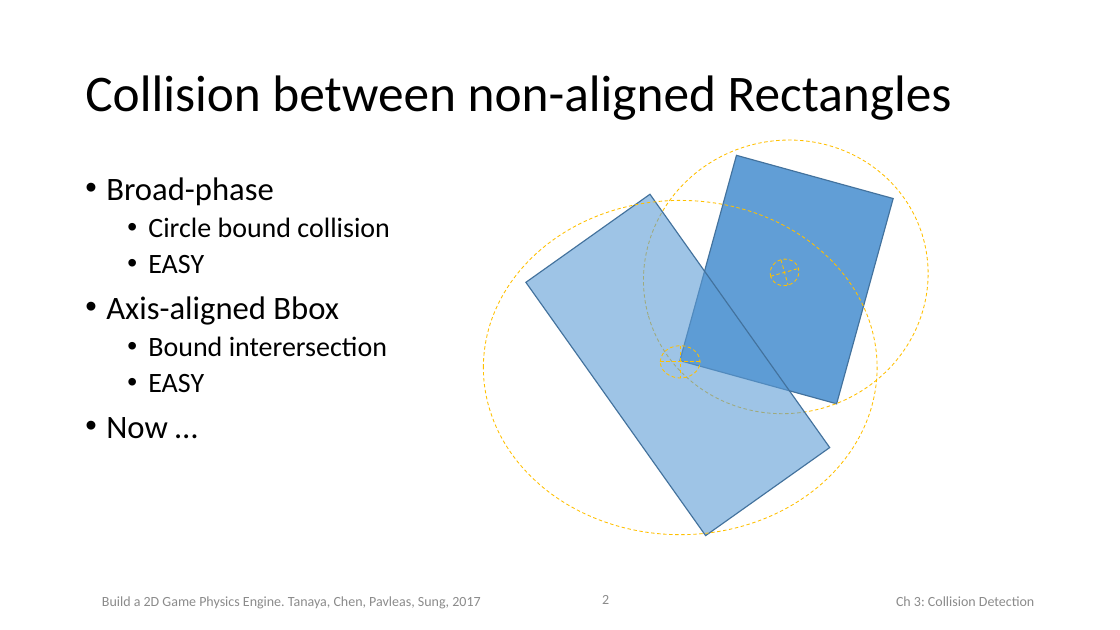
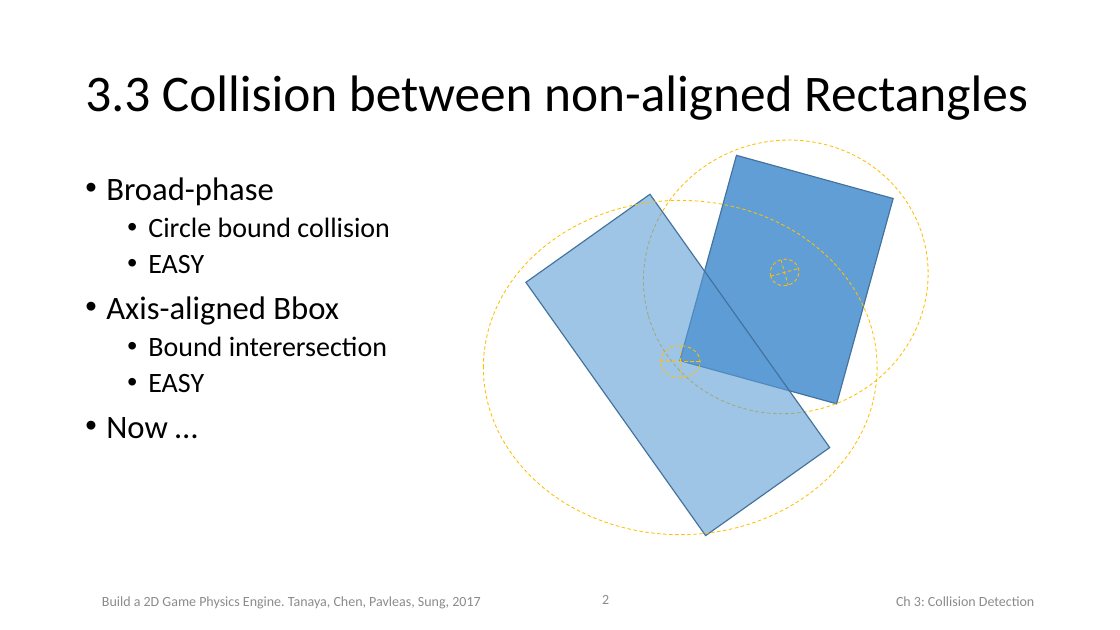
Before and after one commit to HTML5GameEngineGroup/html5engine, a slide deck: slide 2 of zPhysicsBook-PPT/Chap3-3.pptx. Drawn at 1120x630 pixels with LibreOffice and Linux fonts; fonts in the diff are those of the drawing. Boxes give left, top, right and bottom in pixels: in the first picture for what was removed or moved away, otherwise in the second. Text is boxed around its words. In the diff, an @@ line names an element or a change of style, - is before the commit and + after.

Commit message:
Title update: 3.3

```diff
--- a/zPhysicsBook-PPT/Chap3-3.pptx
+++ b/zPhysicsBook-PPT/Chap3-3.pptx
@@ title at (85, 75, 1028, 120): text changed @@
-Collision between non-aligned Rectangles
+3.3 Collision between non-aligned Rectangles
```
